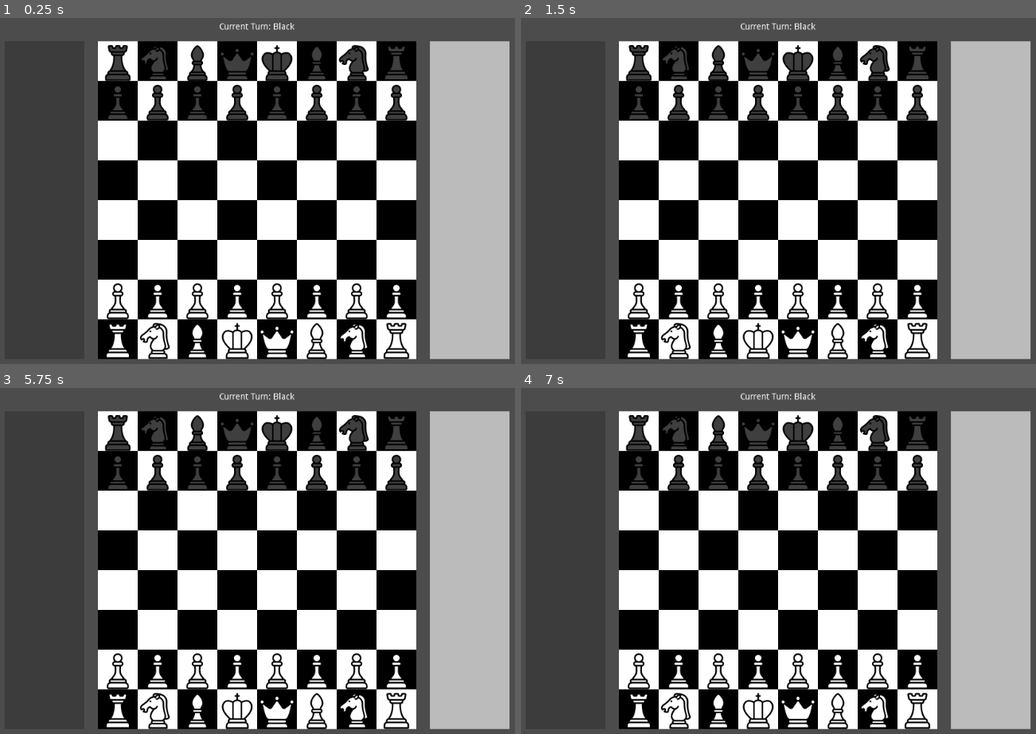
Above: before the commit, frames 1-4 (two rows, left to right).
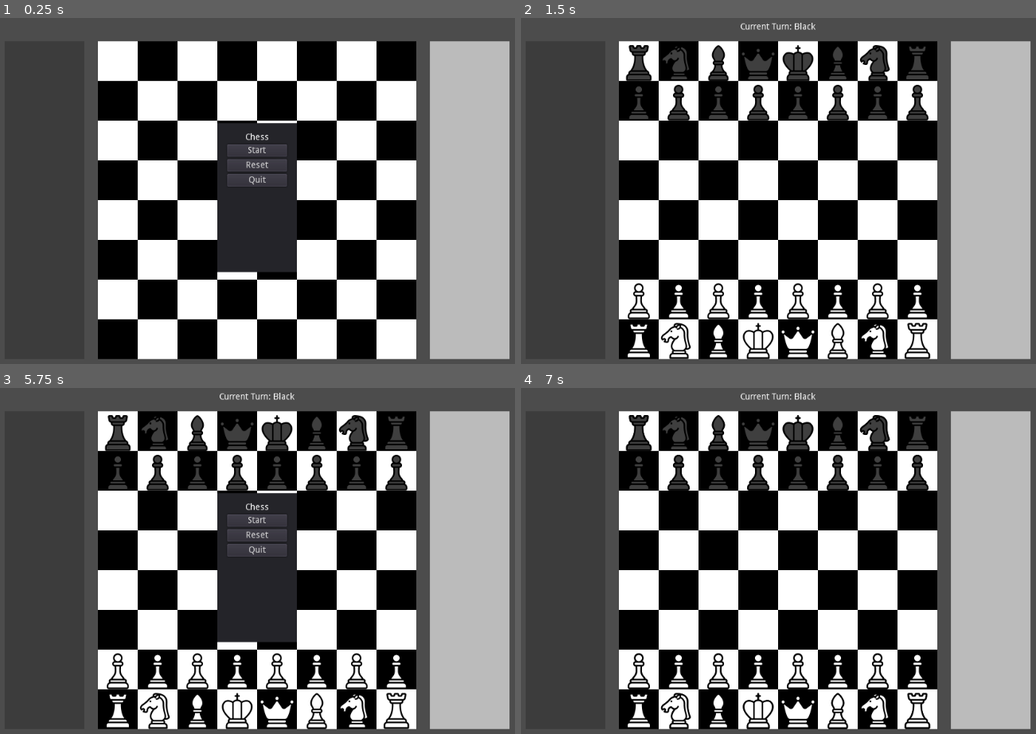
Above: after the commit, the same moments.

Repository: Zoidmania/gd-2d-chess
Game: Godot game, scene res://Main.tscn
Two runs of this game, one before a commit and one after it. Both use one fixed random seed, a clock stepped at 60 frames per second and the inputs below.
Inputs (mouse positions are in pixels of both pictures, inside the frame that each line leads up to):
- Up to frame 1 (0.25 s): no input
- Up to frame 2 (1.5 s): click (778, 166) at 0.5 s, where only the run after the commit has a clickable "Reset"; click (778, 149) at 1.25 s, where only the run after the commit has a clickable "Start"
- Up to frame 3 (5.75 s): tap Enter at 2, 3.5, 5 s; move the mouse to (396, 550) at 2.02 s; click (396, 550) at 2.17 s; tap Space at 2.75, 4.25 s; move the mouse to (128, 588) at 2.77 s; click (128, 588) at 2.92 s; move the mouse to (319, 488) at 3.52 s; click (319, 488) at 3.67 s; move the mouse to (226, 644) at 4.27 s; click (226, 644) at 4.42 s; move the mouse to (448, 626) at 5.02 s; click (448, 626) at 5.17 s; tap Escape at 5.65 s
- Up to frame 4 (7 s): click (778, 519) at 5.75 s, where only the run after the commit has a clickable "Start"; tap Space at 6.5 s; move the mouse to (587, 516) at 6.52 s; click (587, 516) at 6.67 s

The runs differ from the first frame. In frame 1, 14% of the frame differs, in the area x 20-80%, y 1-99%; in frame 2, nothing differs; in frame 3, 6.7%; in frame 4, 0.5%.

Commit message:
added a pause menu and simple controls

Diff:
--- a/Main.gd
+++ b/Main.gd
@@ -3,25 +3,20 @@
 
 enum PLAYER {WHITE, BLACK}
 var CURRENT_TURN: int
-var PAUSED = true
+var PAUSED = false
+var rng = RandomNumberGenerator.new()
 
 
 func _ready():
     """Initialization entrypoint."""
 
+    rng.randomize()
+
+    # show pause menu on init
+    toggle_pause()
+
     print("[DEBUG] Cell size: ", get_node("TileMap").cell_size)
     print("[DEBUG] Grid offset: ", get_node("TileMap").transform.origin)
-
-    # for now, just start with black. implement a coin toss later.
-    CURRENT_TURN = PLAYER.BLACK
-    get_node("TurnIndicatorLabel").text = "Current Turn: Black"
-    print("[DEBUG] First player turn: ", CURRENT_TURN)
-
-    # for now, just start the game immediately. implement a start/pause later.
-    PAUSED = false
-    print("[DEBUG] Game paused: ", PAUSED)
-
-    print(Vector2(0, -1) + Vector2(4, 4))
 
 
 func _input(event):
@@ -31,22 +26,44 @@
         event (InputEvent): any InputEvent (or its descendants).
     """
 
+    # toggle pause menu on pressing escape key
+    if event is InputEventKey and event.pressed:
+        if event.scancode == KEY_ESCAPE:
+            toggle_pause()
+
     # handle mouse clicks
     if event is InputEventMouseButton and event.button_index == BUTTON_LEFT and event.pressed:
 
         print("[DEBUG] Got mouse click at ", event.position, ".")
 
-        var game_board = get_node("TileMap")
+        if PAUSED:
 
-        var relative_pos = event.position - game_board.transform.origin
-        var cell = game_board.pos2cell(relative_pos)
-        var in_bounds = game_board.cell_in_bounds(cell)
-        if in_bounds:
-            print(">>> Cell: ", cell)
-            game_board.handle_selection(cell, CURRENT_TURN)
+            print("[DEBUG] Game is paused!")
+
         else:
-            print(">>> Isn't in bounds.")
-            game_board.clear_possible_moves()
+
+            var game_board = get_node("TileMap")
+
+            var relative_pos = event.position - game_board.transform.origin
+            var cell = game_board.pos2cell(relative_pos)
+            var in_bounds = game_board.cell_in_bounds(cell)
+            if in_bounds:
+                print(">>> Cell: ", cell)
+                game_board.handle_selection(cell, CURRENT_TURN)
+            else:
+                print(">>> Isn't in bounds.")
+                game_board.clear_possible_moves()
+
+
+func coin_toss() -> void:
+    """Sets the first player's turn."""
+
+    if rng.randi_range(0, 1) == PLAYER.WHITE:
+        CURRENT_TURN = PLAYER.WHITE
+    else:
+        CURRENT_TURN = PLAYER.BLACK
+
+    next_turn()
 
 
 func next_turn() -> void:
@@ -63,3 +80,29 @@
     print("[DEBUG] Player turn is now ", CURRENT_TURN)
 
     get_node("TileMap").clear_possible_moves()
+
+
+func toggle_pause() -> void:
+    if PAUSED:
+        get_node("MenuPanel").hide()
+        PAUSED = false
+    else:
+        get_node("MenuPanel").show()
+        PAUSED = true
+    print("[DEBUG] Game paused: ", PAUSED)
+
+
+func _on_ButtonReset_pressed():
+    self.get_node("TileMap").empty_gameboard()
+
+
+func _on_ButtonStart_pressed():
+
+    toggle_pause()
+    coin_toss()
+    get_node("TileMap").init_game_board()
+
+
+func _on_ButtonQuit_pressed():
+    """Gracefully quit the game."""
+    get_tree().quit()
--- a/Main.tscn
+++ b/Main.tscn
@@ -66,3 +66,50 @@
 __meta__ = {
 "_edit_use_anchors_": false
 }
+
+[node name="MenuPanel" type="Panel" parent="."]
+margin_left = 448.0
+margin_top = 176.0
+margin_right = 576.0
+margin_bottom = 416.0
+__meta__ = {
+"_edit_use_anchors_": false
+}
+
+[node name="VBoxContainer" type="VBoxContainer" parent="MenuPanel"]
+margin_left = 16.0
+margin_top = 16.0
+margin_right = 112.0
+margin_bottom = 221.0
+__meta__ = {
+"_edit_use_anchors_": false
+}
+
+[node name="Label" type="Label" parent="MenuPanel/VBoxContainer"]
+margin_right = 96.0
+margin_bottom = 14.0
+text = "Chess"
+align = 1
+valign = 1
+
+[node name="ButtonStart" type="Button" parent="MenuPanel/VBoxContainer"]
+margin_top = 18.0
+margin_right = 96.0
+margin_bottom = 38.0
+text = "Start"
+
+[node name="ButtonReset" type="Button" parent="MenuPanel/VBoxContainer"]
+margin_top = 42.0
+margin_right = 96.0
+margin_bottom = 62.0
+text = "Reset"
+
+[node name="ButtonQuit" type="Button" parent="MenuPanel/VBoxContainer"]
+margin_top = 66.0
+margin_right = 96.0
+margin_bottom = 86.0
+text = "Quit"
+
+[connection signal="pressed" from="MenuPanel/VBoxContainer/ButtonStart" to="." method="_on_ButtonStart_pressed"]
+[connection signal="pressed" from="MenuPanel/VBoxContainer/ButtonReset" to="." method="_on_ButtonReset_pressed"]
+[connection signal="pressed" from="MenuPanel/VBoxContainer/ButtonQuit" to="." method="_on_ButtonQuit_pressed"]
--- a/TileMap.gd
+++ b/TileMap.gd
@@ -15,7 +15,7 @@
 
 func _ready():
 
-    init_game_board()
+    pass
 
 
 func __calc_next_position_in_capture_box() -> Vector2:
@@ -38,7 +38,7 @@
 
 
 func capture(piece) -> void:
-    """Captures a piece at the specified location to the specified player's box, and removes it from
+    """Captures a piece at the specified location to the current player's box, and removes it from
     the game board.
 
     Args:
@@ -60,6 +60,9 @@
 
         assert(not piece.is_black)
         CAPTURED_PIECES_BLACK.append(piece)
+
+    if piece.type == piece.TYPE.KING:
+        pass # handle winning
 
 
 func cell_in_bounds(cell: Vector2) -> bool:
@@ -130,6 +133,20 @@
             pm.capturable = true
         add_child(pm)
         ACTIVE_POSSIBLE_MOVES.append(pm)
+
+
+func empty_gameboard() -> void:
+    """Removes all pieces from the game."""
+
+    for piece in ACTIVE_PIECES:
+        piece.queue_free()
+    ACTIVE_PIECES = []
+    for piece in CAPTURED_PIECES_BLACK:
+        piece.queue_free()
+    CAPTURED_PIECES_BLACK = []
+    for piece in CAPTURED_PIECES_WHITE:
+        piece.queue_free()
+    CAPTURED_PIECES_WHITE = []
 
 
 func get_occupant(cell: Vector2):
@@ -360,13 +377,6 @@
     add_child(piece)
     ACTIVE_PIECES.append(piece)
 
-#    # TEST
-#    piece = PIECE_SCENE.instance()
-#    piece.coords = Vector2(3, 2)
-#    piece.is_black = true
-#    add_child(piece)
-#    ACTIVE_PIECES.append(piece)
-
 
 func pos2cell(position: Vector2) -> Vector2:
     """Converts a position from a mouse event into cell coordinates.
